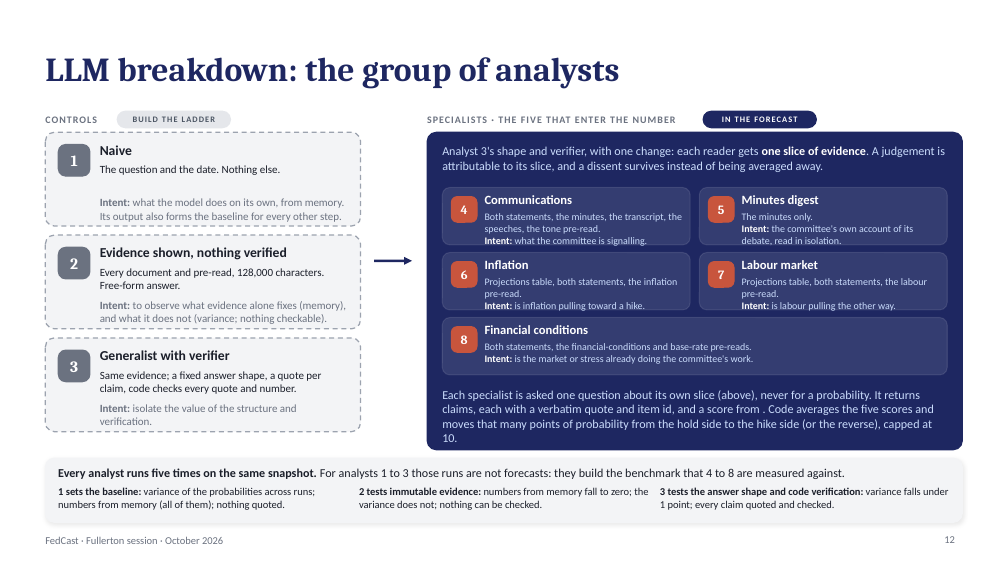
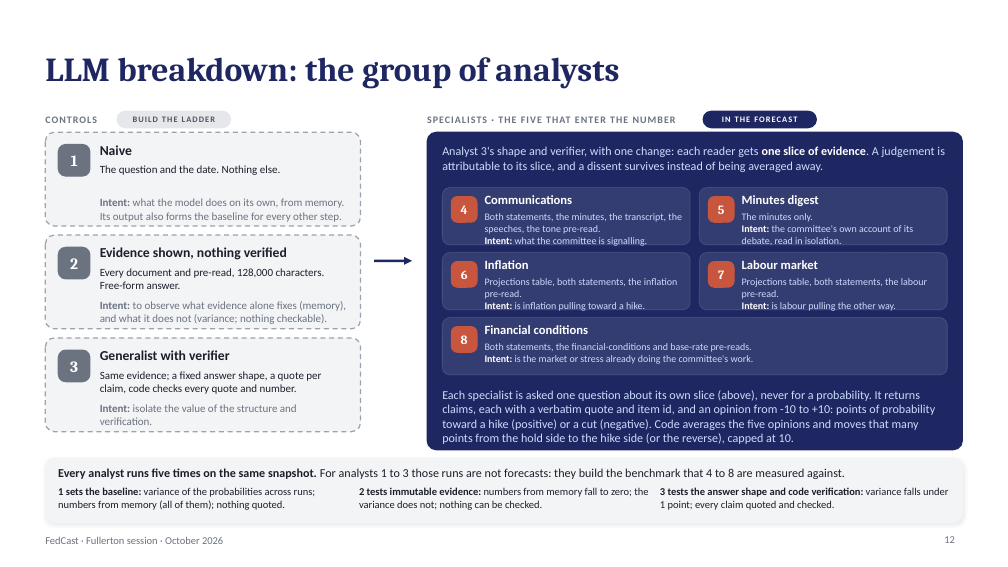
Before and after one commit to kmt112/fed-forecast, a slide deck: slide 12 of docs/FedCast_Fullerton.pptx. Drawn at 1008x567 pixels with LibreOffice and Linux fonts; fonts in the diff are those of the drawing. Boxes give left, top, right and bottom in pixels: in the first picture for what was removed or moved away, otherwise in the second. Text is boxed around its words. In the diff, an @@ line names an element or a change of style, - is before the commit and + after.

```diff
--- a/docs/FedCast_Fullerton.pptx
+++ b/docs/FedCast_Fullerton.pptx
@@ text at bbox=[442, 390, 935, 444]: text changed @@
-Each specialist is asked one question about its own slice (above), never for a probability. It returns claims, each with a verbatim quote and item id, and a score from . Code averages the five scores and moves that many points of probability from the hold side to the hike side (or the reverse), capped at 10.
+Each specialist is asked one question about its own slice (above), never for a probability. It returns claims, each with a verbatim quote and item id, and an opinion from -10 to +10: points of probability toward a hike (positive) or a cut (negative). Code averages the five opinions and moves that many points from the hold side to the hike side (or the reverse), capped at 10.
```
Also in this commit, not shown: 6 other slides changed, 1 other file.
